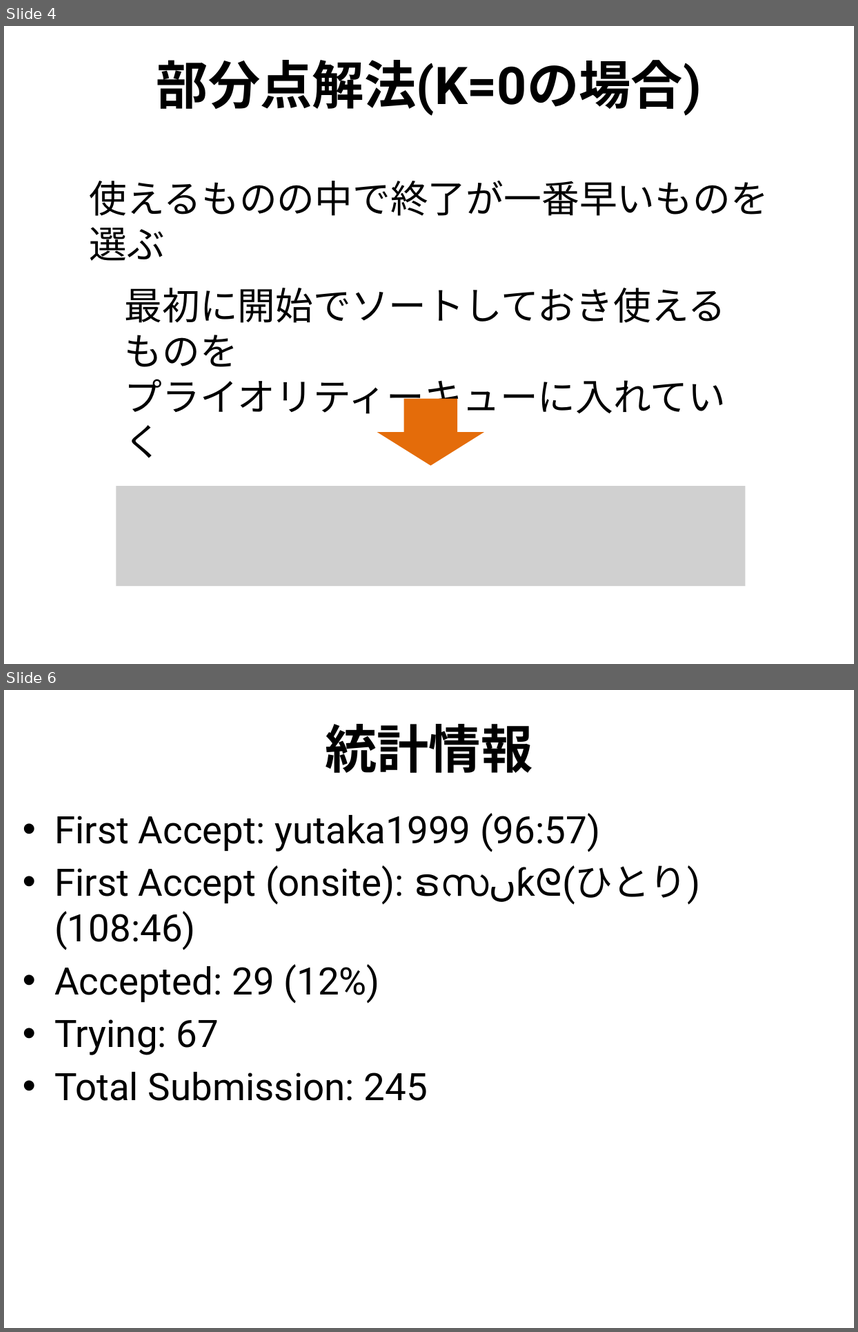
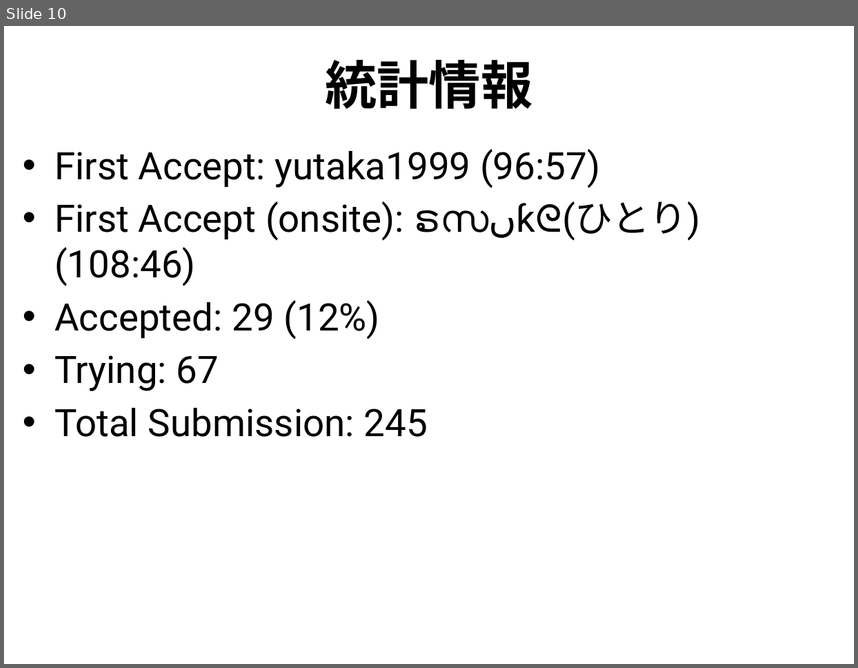
Before and after one commit to utpcjp/utpcjp.github.com, a slide deck: 2013/slides/G.pptx. Shown one above the other, each under a label of ours: slides 4 and 6 before the commit, slide 10 after it; the slides between them are not shown. The pictures are 858x1332 and 858x668 pixels, drawn with LibreOffice and Linux fonts; fonts in the diff are those of the drawing; grey boxes stand for pictures. Boxes give left, top, right and bottom in pixels: in the first picture for what was removed or moved away, otherwise in the second. Text is boxed around its words. In the diff, an @@ line names an element or a change of style, - is before the commit and + after.

```diff
--- a/2013/slides/G.pptx
+++ b/2013/slides/G.pptx
@@ slide 4 removed at (x1=4, y1=26, x2=854, y2=664), background #FFFFFF @@
@@ title removed at (x1=156, y1=60, x2=702, y2=116) @@
-部分点解法(K=0の場合)
@@ text removed at (x1=90, y1=180, x2=769, y2=216) @@
-使えるものの中で終了が一番早いものを選ぶ
@@ text removed at (x1=125, y1=288, x2=726, y2=458) @@
-最初に開始でソートしておき使えるものを
-プライオリティーキューに入れていく
@@ down arrow removed at (x1=377, y1=399, x2=484, y2=466) @@
@@ picture removed at (x1=116, y1=486, x2=745, y2=586) @@
@@ what was slide 6 is now slide 10 @@
```
Also in this commit, not shown: 4 slides changed, 5 slides added, 6 other files.
